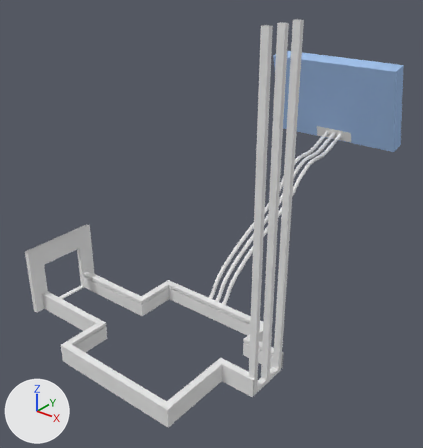
The Blender file Assets/models/cave/room02/room02h.blend, before and after one commit.
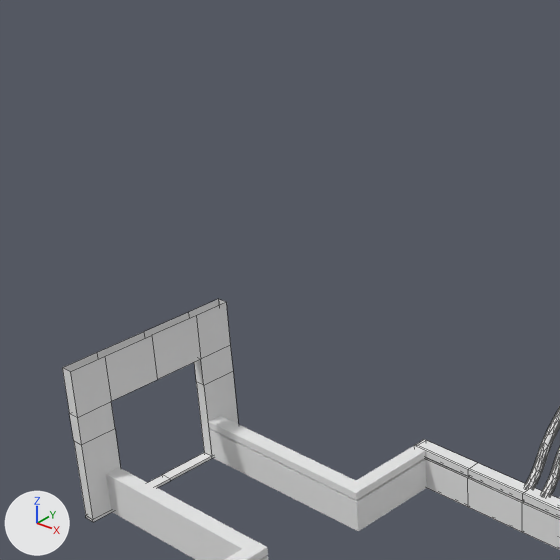
There are two pictures of each version: one whole from a 50 mm lens placed at (-163.3, -207.5, -10.1), pointed at (-203.3, -157.6, -41.0), one close up on the part from 0% to 53% of the width and 24% to 73% of the height. The lights are fixed; the arrows at lower left show +X, +Y and +Z. The close-ups show mesh edges as thin lines.

Objects in the first close-up: 'half_wall.000', 'half_wall.001', 'half_wall.002', 'miner_wire.002', 'taurus_frame'.
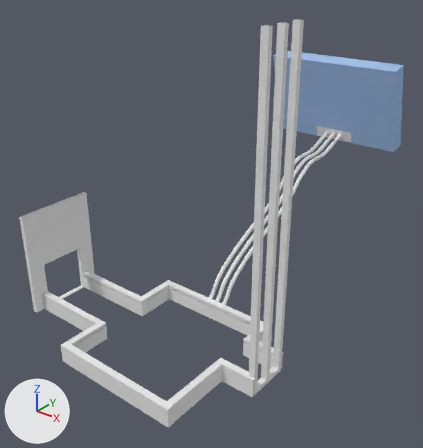
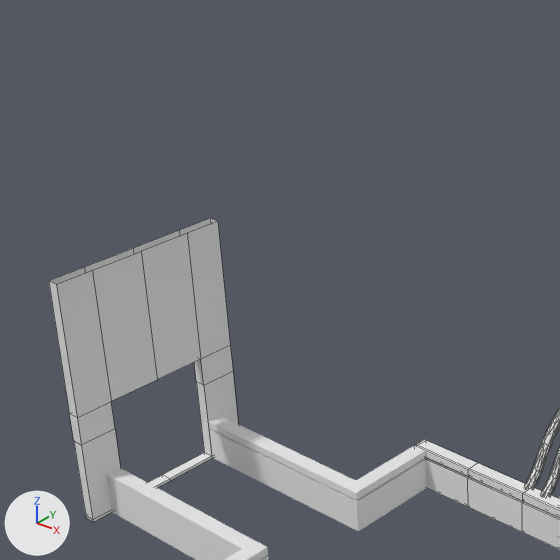
Pixel boxes [x1, y1, x2, y2] of what changed, in the close-ups (560 x 560 px; the box of a moved part takes in the faces that stretch with it):
'taurus_frame', reshaped (7% wider, 36% taller)
    before: [62, 299, 238, 522]
    after: [49, 218, 238, 522]
part 1 of me_cube_044, moved or reshaped
    before: [62, 299, 227, 375]
    after: [49, 218, 227, 375]

What changed in the scene script:
```text
Change me_cube_044:
    where me_cube_044.from_pydata(...)  # 48 vertices, 40 faces; spans x -0.48..0.1, y -4.6..4.6, z -5.34..2.86
    used by ob_taurus_frame; location = (-216.81, -169.87, -45.23)
    me_cube_044 part 1: all 10 vertices in x -0.48..0.1, y -4.6..4.6, z 2.86 are moved by (0.0, 0.0, 4.38)
```
